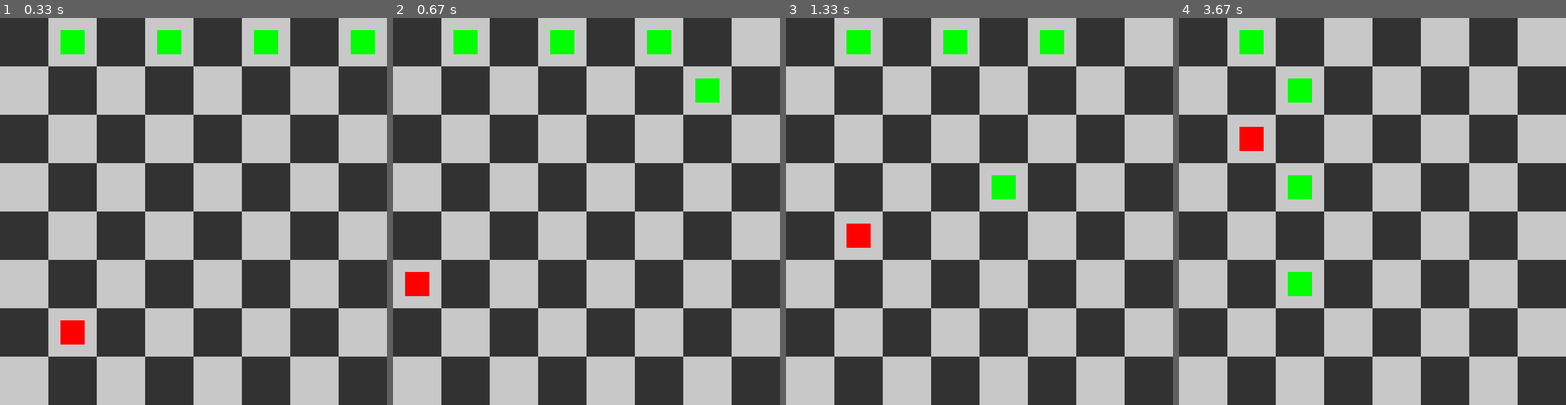
Above: before the commit, frames 1-4 (left to right).
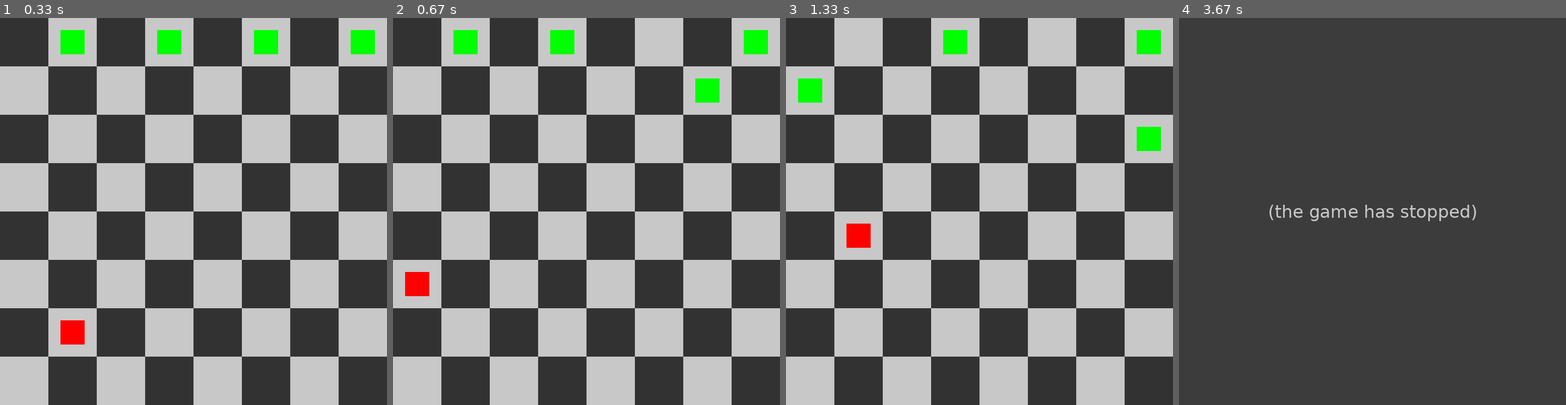
Above: after the commit, the same moments.

Repository: mprostakk/WSI
Game: pygame game, started from zad3/main.py
The game is run twice, just before and just after one commit, with the same random seed, the same clock (stepped at 60 frames per second) and the same inputs.
Inputs:
- Up to frame 1 (0.33 s): no input
- Up to frame 2 (0.67 s): no input
- Up to frame 3 (1.33 s): no input
- Up to frame 4 (3.67 s): no input

Frame 1 is identical in both runs. In frame 2, 0.8% of the frame differs, in the area x 65-97%, y 3-10%; in frame 3, 2.3%; in frame 4, 50%, in the area x 0-100%, y 0-100%.
After the commit the program exited at 3.4 s; later frames show no game.

Commit message:
Refactor min max imports and dict

Diff:
--- a/zad3/ai.py
+++ b/zad3/ai.py
@@ -1,6 +1,6 @@
 import math
 
-from board import Board, get_wolf_boards, get_sheep_boards
+from board import Board, get_sheep_boards, get_wolf_boards
 
 
 class AI:
--- a/zad3/board.py
+++ b/zad3/board.py
@@ -1,5 +1,5 @@
+from copy import copy
 from typing import List
-from copy import copy
 
 from helpers import init_board, print_board2
 
--- a/zad3/board_pygame.py
+++ b/zad3/board_pygame.py
@@ -1,5 +1,4 @@
 import pygame
-
 from board import Board
 
 
--- a/zad3/main.py
+++ b/zad3/main.py
@@ -1,9 +1,9 @@
 import random
+from collections import defaultdict
 
 import pygame
-
-from ai import WolfAI, SheepAI
-from board import Board, get_wolf_boards, get_sheep_boards
+from ai import SheepAI, WolfAI
+from board import Board, get_sheep_boards, get_wolf_boards
 from board_pygame import BoardPygame
 
 
@@ -20,12 +20,13 @@
     while not board.is_terminal():
         if wolf_moves:
             wolf_ai = WolfAI()
-            d = {}
+            d = defaultdict(list)
+
             for wolf_move in get_wolf_boards(board):
-                min_max_value = wolf_ai.min_max(wolf_move, 2, maximizing=False)
-                d[min_max_value] = wolf_move
+                min_max_value = wolf_ai.min_max(wolf_move, 1, maximizing=False)
+                d[min_max_value].append(wolf_move)
 
-            new_board = d[max(d)]
+            new_board = random.choice(d[max(d)])
             board = new_board
             print("Wolf: ", max(d))
 
@@ -37,12 +38,13 @@
                 board = random.choice(sheep_boards)
             else:
                 sheep_ai = SheepAI()
-                d = {}
+                d = defaultdict(list)
+
                 for sheep_move in get_sheep_boards(board):
                     min_max_value = sheep_ai.min_max(sheep_move, 6, maximizing=True)
-                    d[min_max_value] = sheep_move
+                    d[min_max_value].append(sheep_move)
 
-                new_board = d[min(d)]
+                new_board = random.choice(d[min(d)])
                 board = new_board
 
                 print("Sheep: ", min(d))
